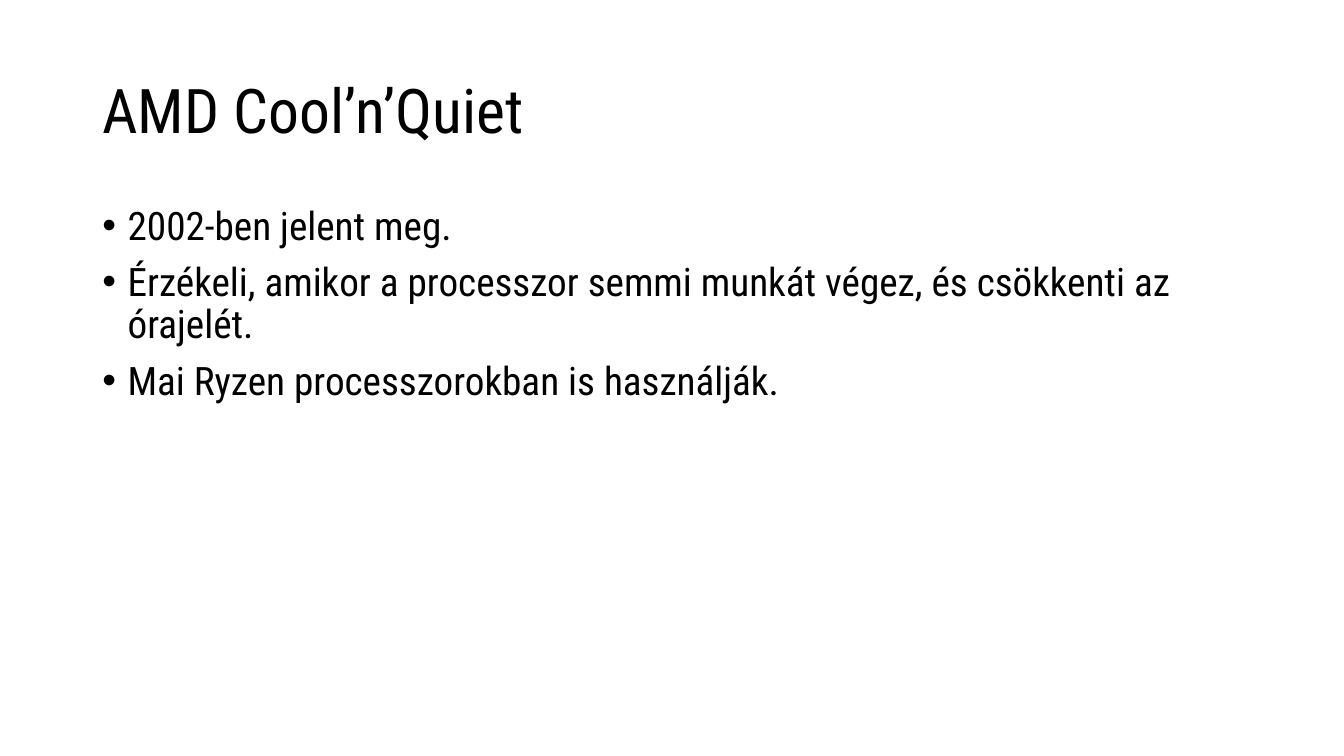
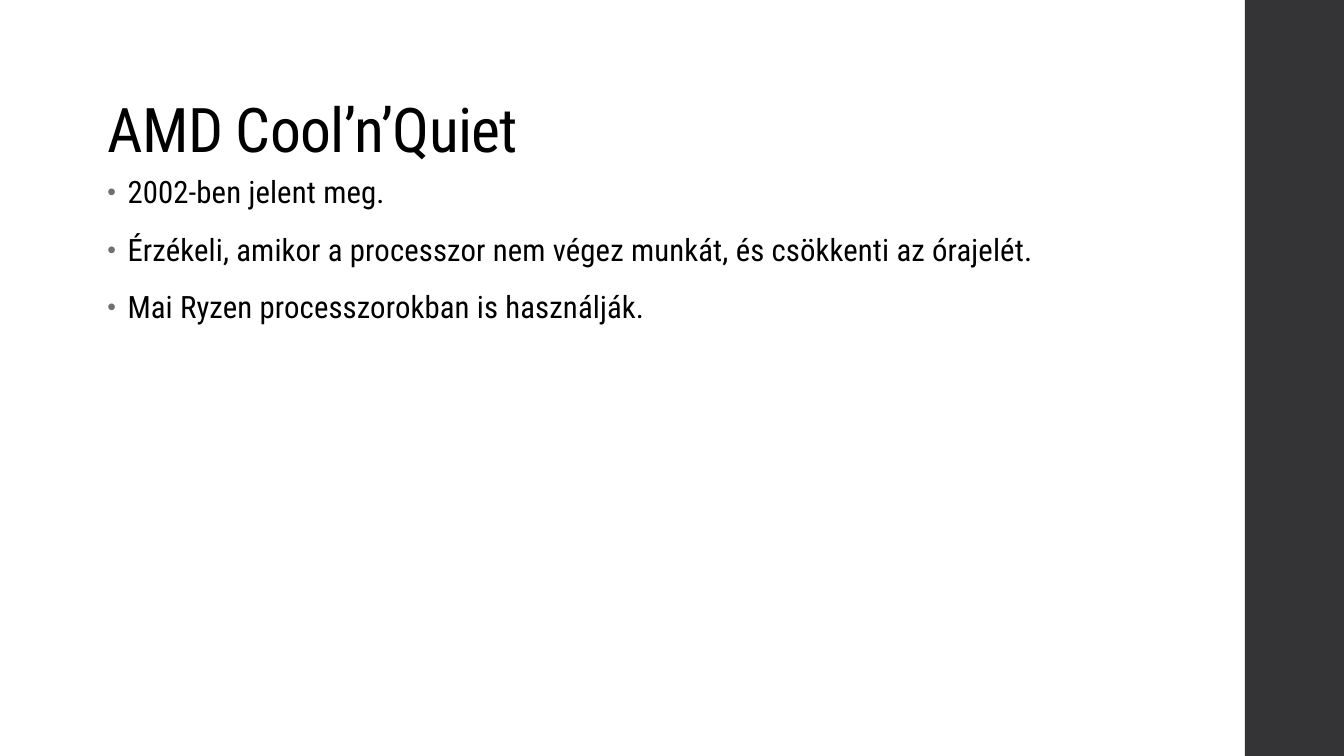
Before and after one commit to verbence/ppt-2022, a slide deck: slide 9 of cpuhutes.pptx. Drawn at 1344x756 pixels with LibreOffice and Linux fonts; fonts in the diff are those of the drawing. Boxes give left, top, right and bottom in pixels: in the first picture for what was removed or moved away, otherwise in the second. Text is boxed around its words. In the diff, an @@ line names an element or a change of style, - is before the commit and + after.

```diff
--- a/cpuhutes.pptx
+++ b/cpuhutes.pptx
@@ title "AMD Cool’n’Quiet": place and size @@
-title "AMD Cool’n’Quiet" at [102, 86, 524, 140]
+title "AMD Cool’n’Quiet" at [107, 105, 518, 159]
@@ title "AMD Cool’n’Quiet" at [107, 105, 518, 159]: letter spacing 0 to -0.5 pt; vertical alignment middle to bottom @@
@@ rectangle added at [1245, 0, 1344, 756], fill #353537 @@
@@ text "2002-ben jelent meg.": place and size @@
-text "2002-ben jelent meg." at [128, 210, 1170, 404]
+text "2002-ben jelent meg." at [128, 180, 1032, 325]
@@ text at [128, 180, 644, 325]: size 28 to 22 pt, letter spacing 0 to 0.1 pt in "2002-ben jelent meg.", "Mai Ryzen processzorokban is használják."; indent changed; line spacing 0.9 to 0.95; more space between paragraphs @@
@@ text at [128, 233, 1032, 268]: text changed; size 28 to 22 pt @@
-• Érzékeli, amikor a processzor semmi munkát végez, és csökkenti az órajelét.
+• Érzékeli, amikor a processzor nem végez munkát, és csökkenti az órajelét.
```
Also in this commit, not shown: 11 other slides changed.
